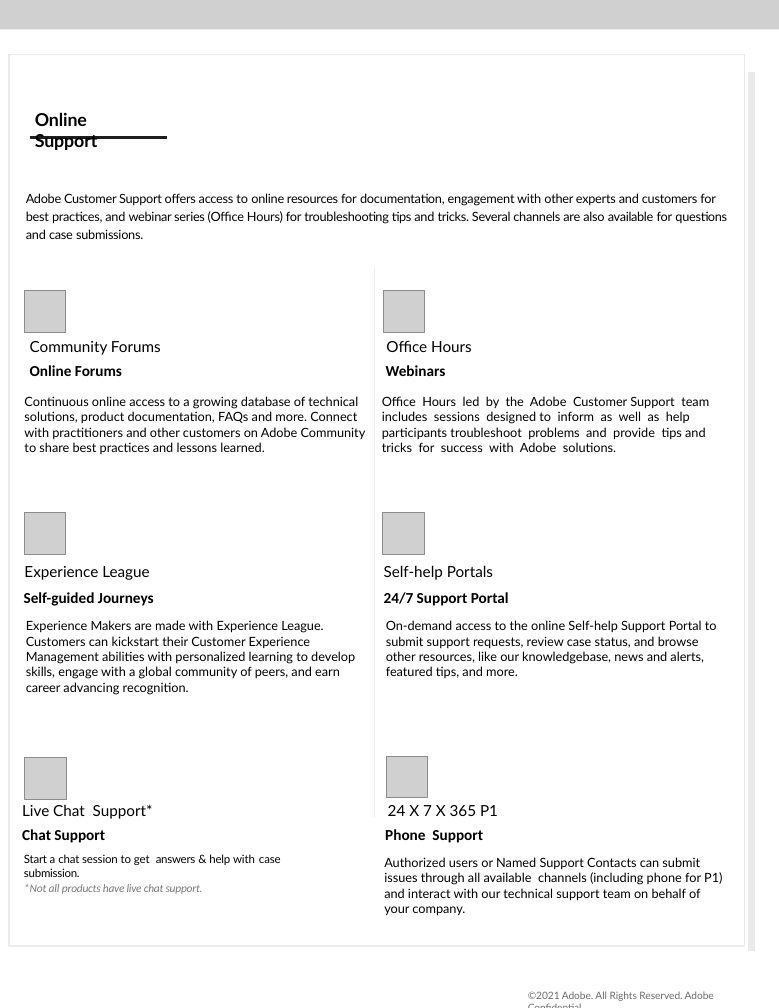
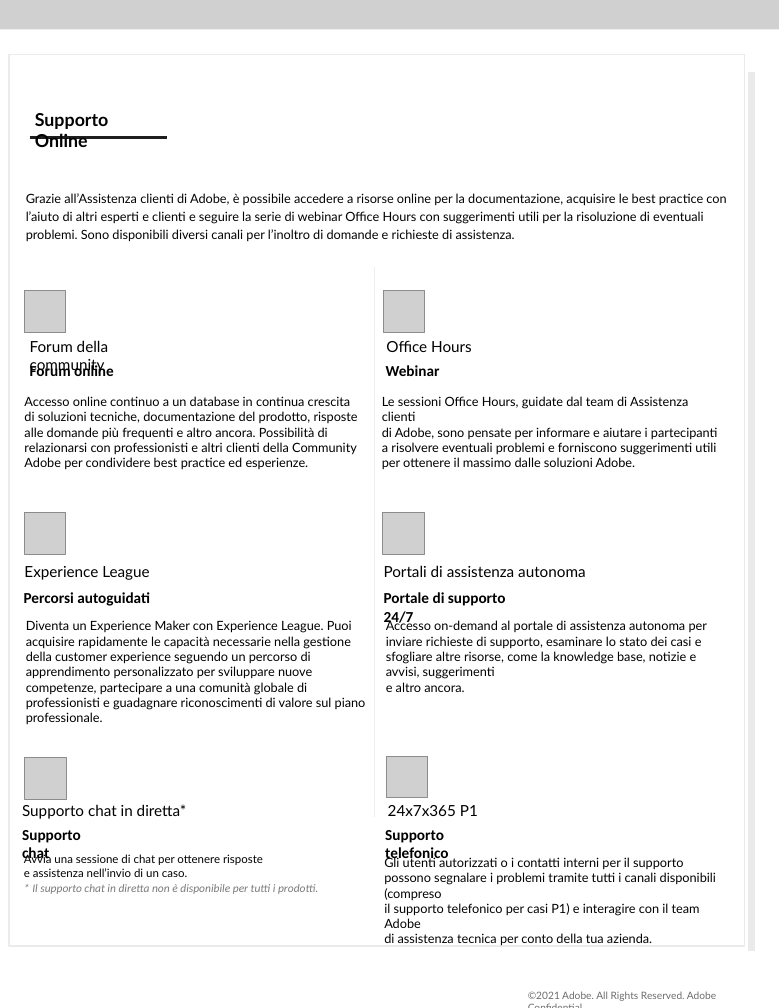
Before and after one commit to AdobeDocs/support-resources.it-IT, a slide deck: slide 2 of help/data-sheets/assets/OnlineSupportDatasheet.pptx. Drawn at 779x1008 pixels with LibreOffice and Linux fonts; fonts in the diff are those of the drawing; grey boxes stand for pictures; background and template pictures are left out. Boxes give left, top, right and bottom in pixels: in the first picture for what was removed or moved away, otherwise in the second. Text is boxed around its words. In the diff, an @@ line names an element or a change of style, - is before the commit and + after.

```diff
--- a/help/data-sheets/assets/OnlineSupportDatasheet.pptx
+++ b/help/data-sheets/assets/OnlineSupportDatasheet.pptx
@@ text at (35, 113, 109, 147): text changed @@
-Online Support
+Supporto Online
@@ text at (26, 193, 726, 242): text changed @@
-Adobe Customer Support offers access to online resources for documentation, engagement with other experts and customers for best practices, and webinar series (Office Hours) for troubleshooting tips and tricks. Several channels are also available for questions and case submissions.
+Grazie all’Assistenza clienti di Adobe, è possibile accedere a risorse online per la documentazione, acquisire le best practice con l’aiuto di altri esperti e clienti e seguire la serie di webinar Office Hours con suggerimenti utili per la risoluzione di eventuali problemi. Sono disponibili diversi canali per l’inoltro di domande e richieste di assistenza.
@@ text at (30, 340, 108, 374): text changed @@
-Community Forums
+Forum della community
@@ text at (30, 363, 114, 376): text changed @@
-Online Forums
+Forum online
@@ text at (386, 365, 440, 376): text changed @@
-Webinars
+Webinar
@@ text at (24, 396, 358, 469): text changed @@
-Continuous online access to a growing database of technical solutions, product documentation, FAQs and more. Connect with practitioners and other customers on Adobe Community to share best practices and lessons learned.
+Accesso online continuo a un database in continua crescita
+di soluzioni tecniche, documentazione del prodotto, risposte alle domande più frequenti e altro ancora. Possibilità di relazionarsi con professionisti e altri clienti della Community Adobe per condividere best practice ed esperienze.
@@ text at (382, 396, 718, 469): text changed @@
-Office Hours led by the Adobe Customer Support team includes sessions designed to inform as well as help participants troubleshoot problems and provide tips and tricks for success with Adobe solutions.
+Le sessioni Office Hours, guidate dal team di Assistenza clienti
+di Adobe, sono pensate per informare e aiutare i partecipanti
+a risolvere eventuali problemi e forniscono suggerimenti utili
+per ottenere il massimo dalle soluzioni Adobe.
@@ text at (384, 565, 585, 577): text changed @@
-Self-help Portals
+Portali di assistenza autonoma
@@ text at (24, 592, 150, 606): text changed @@
-Self-guided Journeys
+Percorsi autoguidati
@@ text at (384, 592, 506, 626): text changed @@
-24/7 Support Portal
+Portale di supporto 24/7
@@ text at (26, 620, 366, 724): text changed @@
-Experience Makers are made with Experience League. Customers can kickstart their Customer Experience Management abilities with personalized learning to develop skills, engage with a global community of peers, and earn career advancing recognition.
+Diventa un Experience Maker con Experience League. Puoi acquisire rapidamente le capacità necessarie nella gestione della customer experience seguendo un percorso di apprendimento personalizzato per sviluppare nuove competenze, partecipare a una comunità globale di professionisti e guadagnare riconoscimenti di valore sul piano professionale.
@@ text at (386, 619, 707, 679): text changed @@
-On-demand access to the online Self-help Support Portal to submit support requests, review case status, and browse other resources, like our knowledgebase, news and alerts, featured tips, and more.
+Accesso on-demand al portale di assistenza autonoma per inviare richieste di supporto, esaminare lo stato dei casi e sfogliare altre risorse, come la knowledge base, notizie e avvisi, suggerimenti
+e altro ancora.
@@ text at (22, 804, 117, 819): text changed @@
-Chat Support
+Supporto chat
@@ text at (388, 805, 478, 816): text changed @@
-24 X 7 X 365 P1
+24x7x365 P1
@@ text at (385, 830, 448, 863): text changed @@
-Phone Support
+Supporto telefonico
@@ text at (24, 854, 318, 894): text changed @@
-Start a chat session to get answers & help with case submission.
-*Not all products have live chat support.
+Avvia una sessione di chat per ottenere risposte
+e assistenza nell’invio di un caso.
+* Il supporto chat in diretta non è disponibile per tutti i prodotti.
@@ text at (384, 856, 716, 946): text changed; text colour #000000 to #020302 @@
-Authorized users or Named Support Contacts can submit issues through all available channels (including phone for P1) and interact with our technical support team on behalf of your company.
+Gli utenti autorizzati o i contatti interni per il supporto possono segnalare i problemi tramite tutti i canali disponibili (compreso
+il supporto telefonico per casi P1) e interagire con il team Adobe
+di assistenza tecnica per conto della tua azienda.
@@ text at (40, 884, 150, 894): text changed @@
-Live Chat Support*
+Supporto chat in diretta*
@@ text "©2021 Adobe. All Rights Reserved. ..." at (528, 991, 716, 1001): letter spacing -0.1 to 0 pt @@
```
Also in this commit, not shown: 2 other slides changed, 7 other files.
